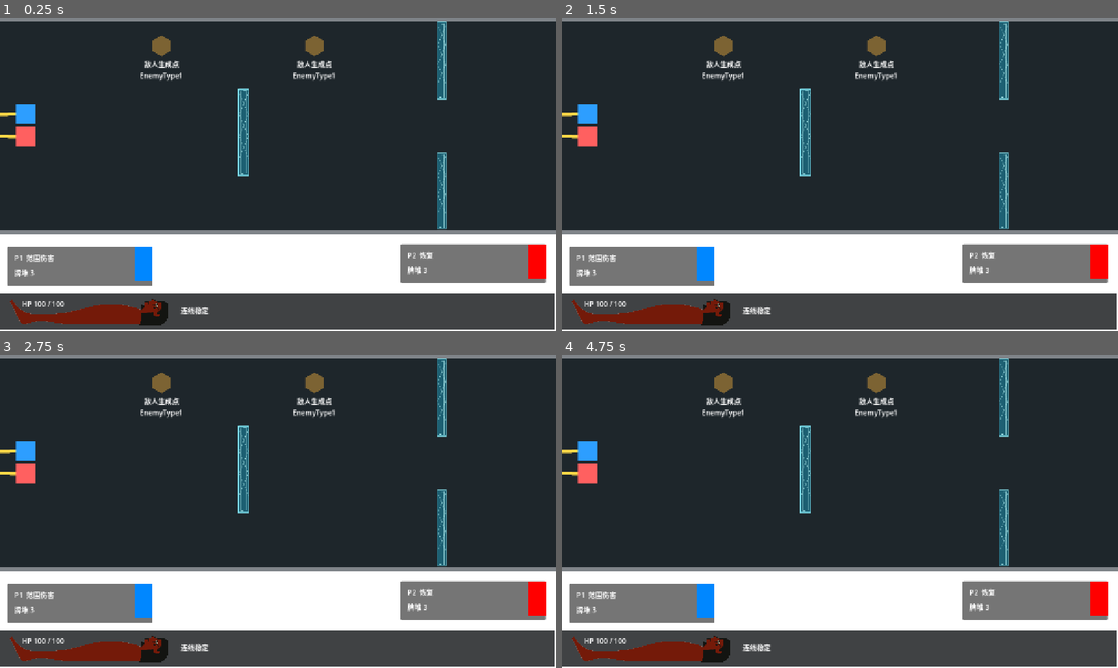
Above: before the commit, frames 1-4 (two rows, left to right).
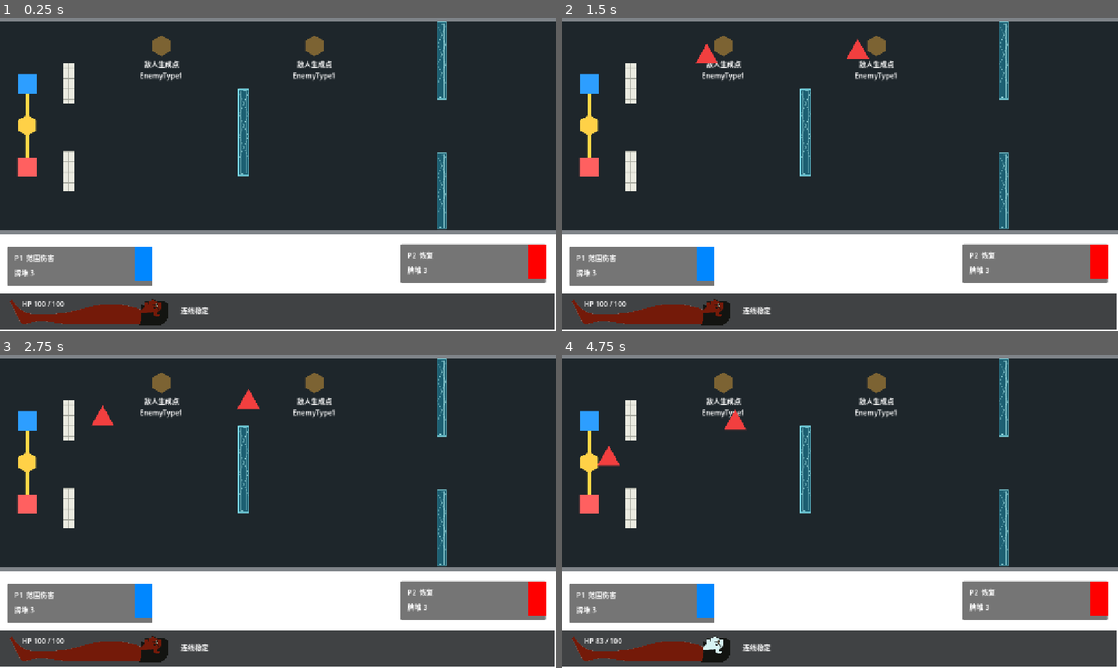
Above: after the commit, the same moments.

Repository: Jiufoduck/2026CGJ
Game: Godot game, scene res://scenes/main/MainScene.tscn
The game is run twice, just before and just after one commit, with the same random seed, the same clock (stepped at 60 frames per second) and the same inputs.
Inputs (mouse positions are in pixels of both pictures, inside the frame that each line leads up to):
- Up to frame 1 (0.25 s): no input
- Up to frame 2 (1.5 s): tap Enter (ui_accept) at 0.5, 0.77 s; move the mouse to (962, 158) at 0.52 s; hold Right (ui_right) 0.53-1.25 s; tap Q at 0.6 s; click (962, 158) at 0.67 s; drag from (728, 190) to (812, 237) at 1.27 s
- Up to frame 3 (2.75 s): move the mouse to (333, 442) at 2.02 s; hold Right (ui_right) from 2.03 s (still down); tap K at 2.1 s
- Up to frame 4 (4.75 s): release Right (ui_right) at 2.75 s; drag from (812, 574) to (673, 464) at 2.77 s; move the mouse to (1006, 558) at 3.52 s; hold Left (ui_left) 3.53-4.25 s; tap Q at 3.6 s; tap Enter (ui_accept) at 3.77 s; drag from (673, 464) to (756, 433) at 4.27 s

The runs differ from the first frame. In frame 1, 1.6% of the frame differs, in the area x 0-14%, y 14-56%; in frame 2, 1.8%; in frame 3, 1.8%; in frame 4, 2.0%, in the area x 0-34%, y 14-96%.

Commit message:
Revert "Update MainScene.tscn"
This reverts commit 6b2bf11902358a24edbe1ab5e3e20c7118432109.

Diff:
--- a/scenes/main/MainScene.tscn
+++ b/scenes/main/MainScene.tscn
@@ -35,10 +35,10 @@
 position = Vector2(-101, -3.9044194)
 scale = Vector2(1.7851977, 1.0002124)
 color = Color(0.12, 0.15, 0.17, 1)
-polygon = PackedVector2Array(-1265.9662, -446.00085, 14694.171, -446.00085, 14694.171, 453.80804, -1265.9662, 453.80804)
+polygon = PackedVector2Array(0, -450, 14694.171, -446.00085, 14694.171, 453.80804, 0, 450)
 
 [node name="TopWall" type="StaticBody2D" parent="Level" unique_id=783944713]
-position = Vector2(12801, -270)
+position = Vector2(17598, -270)
 scale = Vector2(8.719999, 1)
 collision_layer = 2052
 collision_mask = 0
@@ -51,7 +51,7 @@
 shape = SubResource("RectangleShape2D_wall_horizontal")
 
 [node name="BottomWall" type="StaticBody2D" parent="Level" unique_id=743372559]
-position = Vector2(12801, 270)
+position = Vector2(17598, 270)
 scale = Vector2(9.2, 1)
 collision_layer = 2052
 collision_mask = 0
@@ -64,7 +64,7 @@
 shape = SubResource("RectangleShape2D_wall_horizontal")
 
 [node name="LeftWall" type="StaticBody2D" parent="Level" unique_id=1598895613]
-position = Vector2(-2391, 0)
+position = Vector2(-30, 0)
 collision_layer = 2052
 collision_mask = 0
 
@@ -150,20 +150,20 @@
 [node name="Actors" type="Node2D" parent="." unique_id=2042502936]
 
 [node name="PlayerOne" parent="Actors" unique_id=2026057950 instance=ExtResource("2_player_scene")]
-position = Vector2(-2231, -96)
+position = Vector2(62, -96)
 collision_mask = 2051
-move_speed = 150
+move_speed = 100
 player_color = Color(0.18, 0.62, 1, 1)
 
 [node name="PlayerTwo" parent="Actors" unique_id=671970584 instance=ExtResource("2_player_scene")]
-position = Vector2(-2232, 96)
+position = Vector2(61, 96)
 collision_mask = 2051
 player_id = 2
-move_speed = 150
+move_speed = 100
 player_color = Color(1, 0.38, 0.38, 1)
 
 [node name="BodyCore" parent="Actors" unique_id=188310188 instance=ExtResource("3_body_scene")]
-position = Vector2(-2232, 0)
+position = Vector2(61, 0)
 physics_material_override = SubResource("PhysicsMaterial_f6se4")
 
 [node name="TaskPoints" type="Node2D" parent="." unique_id=1089374011]
@@ -460,37 +460,13 @@
 position = Vector2(1849.0001, 11)
 scale = Vector2(0.19376716, 1.9492921)
 
-[node name="RectangleObstacle60" parent="Obstacles" unique_id=1274814664 instance=ExtResource("6_obstacle_scene")]
-position = Vector2(-1716, -101.999985)
-scale = Vector2(0.14850852, 2.9627016)
-
-[node name="RectangleObstacle62" parent="Obstacles" unique_id=1101875837 instance=ExtResource("6_obstacle_scene")]
-position = Vector2(-663, -143)
-scale = Vector2(0.2209651, 0.9565608)
-
-[node name="RectangleObstacle63" parent="Obstacles" unique_id=70430231 instance=ExtResource("6_obstacle_scene")]
-position = Vector2(-663, 4.999998)
-scale = Vector2(0.2209651, 0.9565608)
-
-[node name="RectangleObstacle65" parent="Obstacles" unique_id=128152516 instance=ExtResource("6_obstacle_scene")]
-position = Vector2(-410.99997, 12.000001)
-scale = Vector2(0.2209651, 2.0901089)
-
-[node name="RectangleObstacle66" parent="Obstacles" unique_id=1909392392 instance=ExtResource("6_obstacle_scene")]
-position = Vector2(-339, -70)
-scale = Vector2(0.6823662, 0.30322427)
-
-[node name="RectangleObstacle67" parent="Obstacles" unique_id=1052290706 instance=ExtResource("6_obstacle_scene")]
-position = Vector2(-339, 94.00001)
-scale = Vector2(0.6823662, 0.30322427)
-
-[node name="RectangleObstacle64" parent="Obstacles" unique_id=1436584138 instance=ExtResource("6_obstacle_scene")]
-position = Vector2(-663, 151.00002)
-scale = Vector2(0.2209651, 0.9565608)
-
-[node name="RectangleObstacle61" parent="Obstacles" unique_id=1484482005 instance=ExtResource("6_obstacle_scene")]
-position = Vector2(-1637.0001, 106.00001)
-scale = Vector2(0.14197615, 2.9073992)
+[node name="RectangleObstacle24" parent="Obstacles" unique_id=1848800512 instance=ExtResource("6_obstacle_scene")]
+position = Vector2(158, -96.00001)
+scale = Vector2(0.16822106, 0.99079865)
+
+[node name="RectangleObstacle57" parent="Obstacles" unique_id=754722124 instance=ExtResource("6_obstacle_scene")]
+position = Vector2(158, 105.99998)
+scale = Vector2(0.16822106, 0.99079865)
 
 [node name="RectangleObstacle7" parent="Obstacles" unique_id=740624849 instance=ExtResource("6_obstacle_scene")]
 position = Vector2(2123, -59.000004)
@@ -500,30 +476,6 @@
 position = Vector2(559.99976, 16)
 scale = Vector2(0.27965212, 0.6625165)
 
-[node name="NetObstacle9" parent="Obstacles" unique_id=1334627177 instance=ExtResource("6_f6se4")]
-position = Vector2(-2107.0002, -98.99999)
-scale = Vector2(0.2464305, 0.2752004)
-
-[node name="NetObstacle11" parent="Obstacles" unique_id=1559235092 instance=ExtResource("6_f6se4")]
-position = Vector2(-1989, 11)
-scale = Vector2(0.32052574, 1.1512499)
-
-[node name="NetObstacle12" parent="Obstacles" unique_id=1433421069 instance=ExtResource("6_f6se4")]
-position = Vector2(-1863, 13)
-scale = Vector2(0.34286985, 0.8132619)
-
-[node name="NetObstacle13" parent="Obstacles" unique_id=1162855580 instance=ExtResource("6_f6se4")]
-position = Vector2(-1127, 13)
-scale = Vector2(0.34286985, 0.8132619)
-
-[node name="NetObstacle14" parent="Obstacles" unique_id=1420900363 instance=ExtResource("6_f6se4")]
-position = Vector2(-927, 13)
-scale = Vector2(0.34286985, 0.8132619)
-
-[node name="NetObstacle10" parent="Obstacles" unique_id=1522008697 instance=ExtResource("6_f6se4")]
-position = Vector2(-2107.0002, 95.00001)
-scale = Vector2(0.2464305, 0.2752004)
-
 [node name="NetObstacle2" parent="Obstacles" unique_id=660619363 instance=ExtResource("6_f6se4")]
 position = Vector2(1016, -149.00002)
 scale = Vector2(0.24146783, 0.5896758)
@@ -558,22 +510,6 @@
 position = Vector2(371, -183)
 enemy_scene = ExtResource("7_enemy_one_scene")
 
-[node name="EnemySpawnPoint121" parent="EnemySpawns" unique_id=1518060247 instance=ExtResource("10_enemy_spawn_scene")]
-position = Vector2(-1176, 2)
-enemy_scene = ExtResource("7_enemy_one_scene")
-
-[node name="EnemySpawnPoint122" parent="EnemySpawns" unique_id=1056301778 instance=ExtResource("10_enemy_spawn_scene")]
-position = Vector2(-928, -193)
-enemy_scene = ExtResource("7_enemy_one_scene")
-
-[node name="EnemySpawnPoint123" parent="EnemySpawns" unique_id=1450817844 instance=ExtResource("10_enemy_spawn_scene")]
-position = Vector2(-624, 216)
-enemy_scene = ExtResource("7_enemy_one_scene")
-
-[node name="EnemySpawnPoint124" parent="EnemySpawns" unique_id=815252830 instance=ExtResource("10_enemy_spawn_scene")]
-position = Vector2(-111, 4)
-enemy_scene = ExtResource("7_enemy_one_scene")
-
 [node name="EnemySpawnPoint2" parent="EnemySpawns" unique_id=1613140110 instance=ExtResource("10_enemy_spawn_scene")]
 position = Vector2(723, -183)
 enemy_scene = ExtResource("7_enemy_one_scene")
@@ -620,7 +556,7 @@
   e.can_move = false
   e.shoot_range = 1000"
 
-[node name="EnemySpawnPoint25" parent="EnemySpawns" unique_id=43774343 instance=ExtResource("10_enemy_spawn_scene")]
+[node name="EnemySpawnPoint25" parent="EnemySpawns" unique_id=1518060247 instance=ExtResource("10_enemy_spawn_scene")]
 position = Vector2(6887, -1)
 enemy_scene = ExtResource("10_hs7hk")
 
